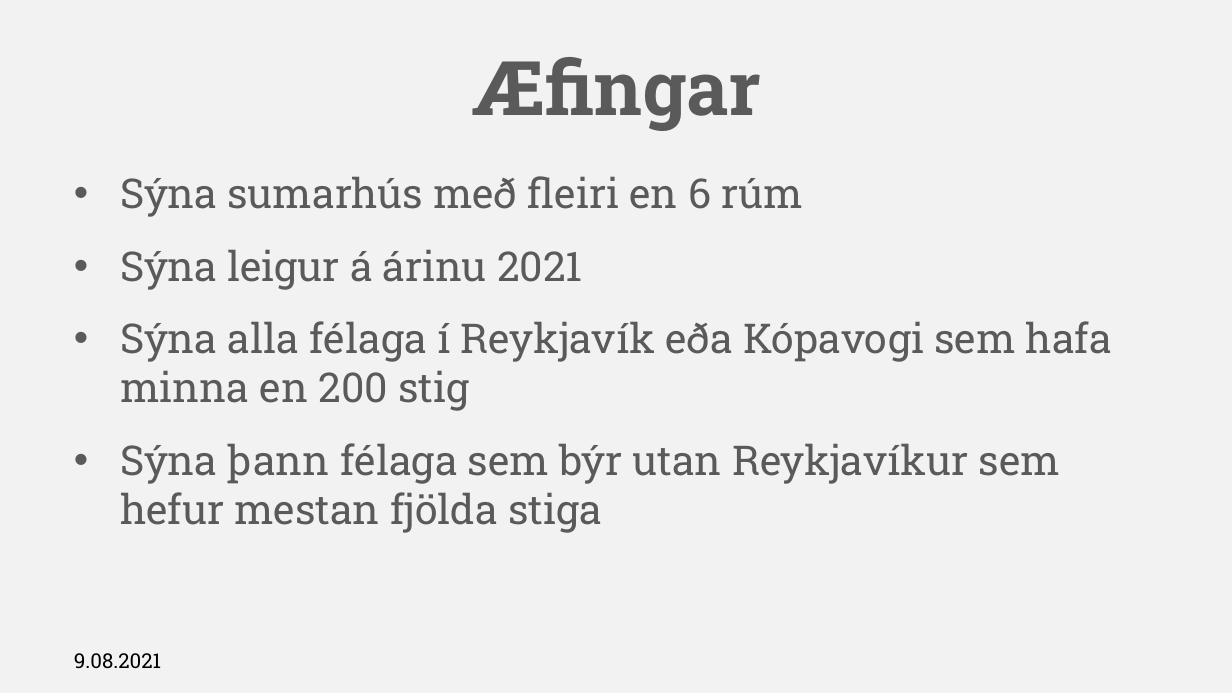
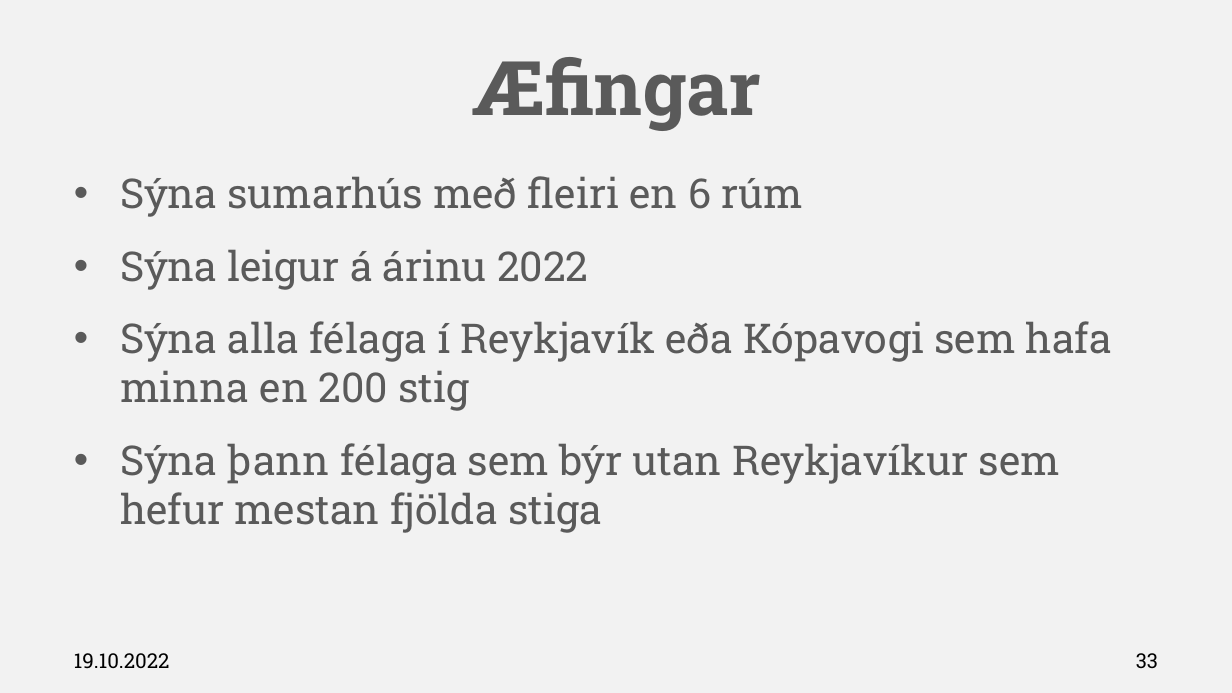
Before and after one commit to Hjalmtyr/SQL1, a slide deck: slide 33 of SQL-I.pptx. Drawn at 1232x693 pixels with LibreOffice and Linux fonts; fonts in the diff are those of the drawing; background and template pictures are left out. Boxes give left, top, right and bottom in pixels: in the first picture for what was removed or moved away, otherwise in the second. Text is boxed around its words. In the diff, an @@ line names an element or a change of style, - is before the commit and + after.

```diff
--- a/SQL-I.pptx
+++ b/SQL-I.pptx
@@ text at (120,249,588,290): text changed @@
-• Sýna leigur á árinu 2021
+• Sýna leigur á árinu 2022
@@ text at (74,653,170,669): text changed @@
-9.08.2021
+19.10.2022
@@ page number added at (1136,653,1158,668), 12 pt, text #000000 @@
+33
```
Also in this commit, not shown: 81 other slides changed, 2 slides added, 2 slides removed, 6 other files.
